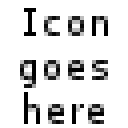
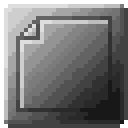
The second 128×128 image is a revision of the first. Changes to its layers:
hid "Icon ..." over box(20, 8, 108, 124)
added layer "icon_unk.png" over box(4, 4, 128, 128)
